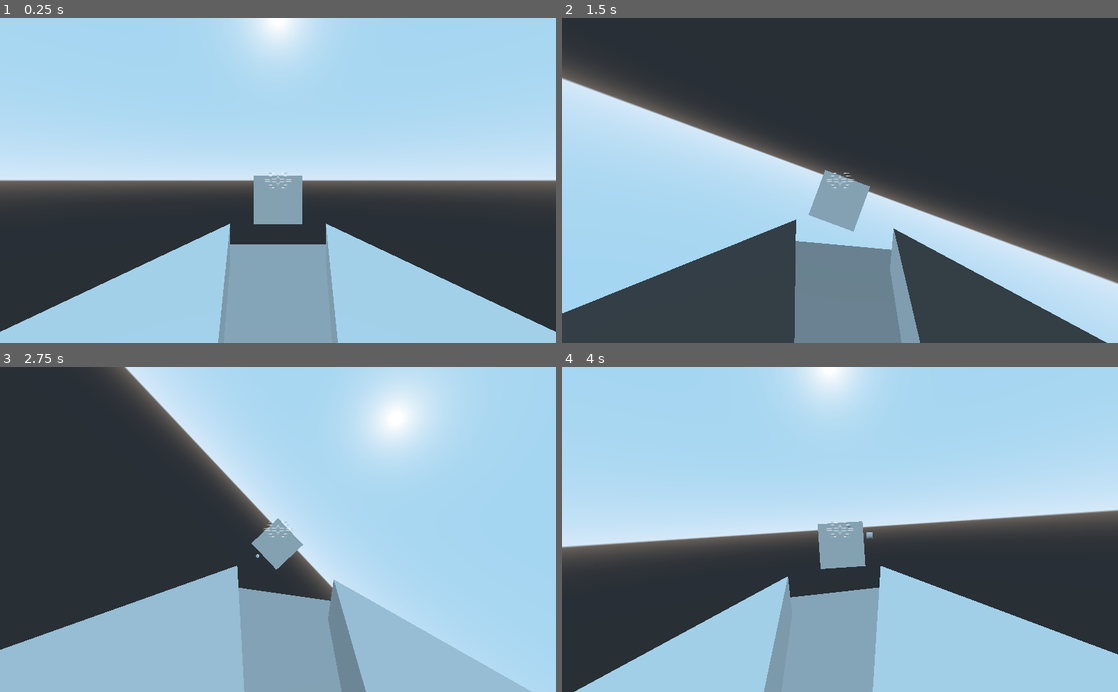
Above: before the commit, frames 1-4 (two rows, left to right).
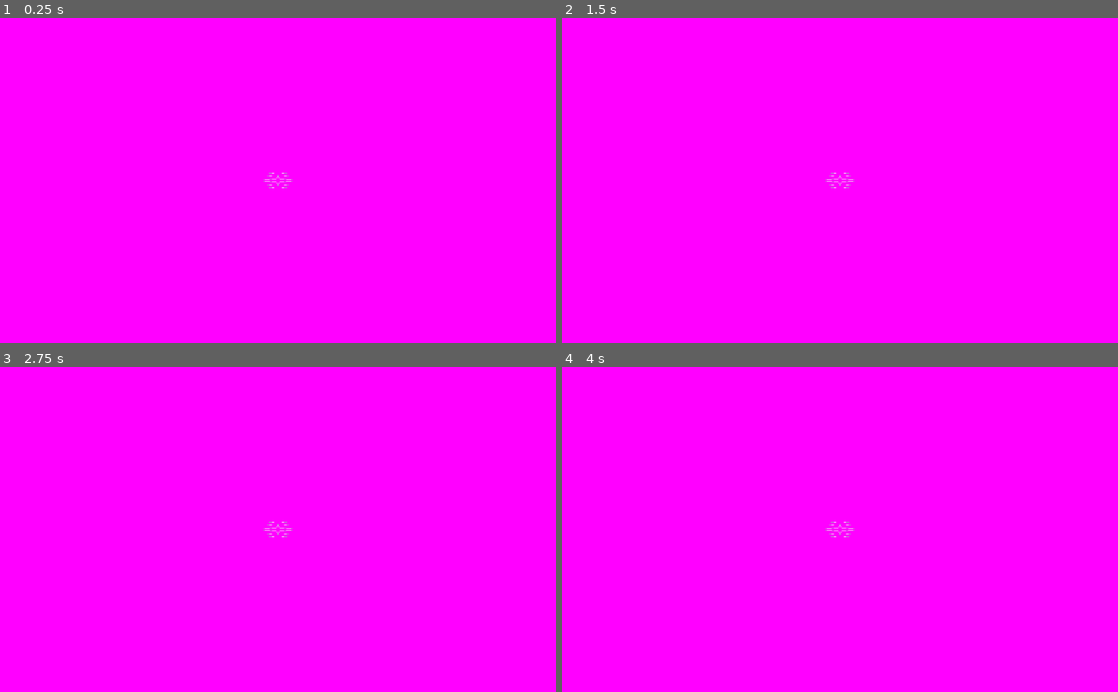
Above: after the commit, the same moments.

Repository: TheEvenOnes/core-breach
Game: Godot game, scene res://src/arena/Arena.tscn
Two runs of this game, one before a commit and one after it. Both use one fixed random seed, a clock stepped at 60 frames per second and the inputs below.
Inputs (mouse positions are in pixels of both pictures, inside the frame that each line leads up to):
- Up to frame 1 (0.25 s): no input
- Up to frame 2 (1.5 s): tap Enter at 0.5 s; move the mouse to (962, 164) at 0.52 s; hold E (roll_right) 0.53-1.28 s; hold Shift (throttle_overdrive, bound only after the commit) 0.53-1.28 s; click (962, 164) at 0.6 s; move the mouse to (728, 196) at 1.27 s; hold S (throttle_backward) from 1.28 s (still down); tap Shift (throttle_overdrive, bound only after the commit) at 1.35 s
- Up to frame 3 (2.75 s): click (166, 545) at 1.55 s; move the mouse to (333, 458) at 2.02 s; release S (throttle_backward) at 2.03 s; hold E (roll_right) from 2.03 s (still down); hold Shift (throttle_overdrive, bound only after the commit) from 2.03 s (still down); click (333, 458) at 2.1 s
- Up to frame 4 (4 s): move the mouse to (812, 594) at 2.77 s; release E (roll_right) at 2.78 s; release Shift (throttle_overdrive, bound only after the commit) at 2.78 s; hold W (throttle_forward) 2.78-3.53 s; tap Shift (throttle_overdrive, bound only after the commit) at 2.85 s; click (812, 594) at 3.05 s; move the mouse to (1006, 578) at 3.52 s; hold Q (roll_left) from 3.53 s (still down); hold Shift (throttle_overdrive, bound only after the commit) from 3.53 s (still down); click (1006, 578) at 3.6 s

The runs differ from the first frame. In frame 1, 100% of the frame differs, in the area x 0-100%, y 0-100%; in frame 2, 100%; in frame 3, 100%; in frame 4, 100%.

Commit message:
Add sounds, ambient noise

Diff:
--- /dev/null
+++ b/default_bus_layout.tres
@@ -0,0 +1,13 @@
+[gd_resource type="AudioBusLayout" load_steps=3 format=2]
+
+[sub_resource type="AudioEffectPhaser" id=1]
+resource_name = "Phaser"
+
+[sub_resource type="AudioEffectChorus" id=2]
+resource_name = "Chorus"
+
+[resource]
+bus/0/effect/0/effect = SubResource( 1 )
+bus/0/effect/0/enabled = false
+bus/0/effect/1/effect = SubResource( 2 )
+bus/0/effect/1/enabled = false
--- a/default_env.tres
+++ b/default_env.tres
@@ -1,7 +1,22 @@
 [gd_resource type="Environment" load_steps=2 format=2]
 
 [sub_resource type="ProceduralSky" id=1]
+sky_top_color = Color( 0, 0.0980392, 0.152941, 1 )
+sky_horizon_color = Color( 0.141176, 0.239216, 0.317647, 1 )
+sky_curve = 0.12
+ground_bottom_color = Color( 0, 0.0980392, 0.152941, 1 )
+ground_horizon_color = Color( 0.141176, 0.239216, 0.317647, 1 )
+ground_curve = 0.12
+sun_energy = 2.0
 
 [resource]
 background_mode = 2
 background_sky = SubResource( 1 )
+background_color = Color( 0.129412, 0.129412, 0.129412, 1 )
+background_energy = 2.0
+ambient_light_color = Color( 1, 1, 1, 1 )
+ambient_light_energy = 1.2
+glow_enabled = true
+glow_intensity = 2.0
+glow_bloom = 0.5
+glow_bicubic_upscale = true
--- a/project.godot
+++ b/project.godot
@@ -13,6 +13,11 @@
 config/name="unstable"
 run/main_scene="res://src/arena/Arena.tscn"
 config/icon="res://icon.png"
+
+[display]
+
+window/size/borderless=true
+window/size/fullscreen=true
 
 [global]
 
@@ -70,6 +75,11 @@
 "events": [ Object(InputEventMouseButton,"resource_local_to_scene":false,"resource_name":"","device":0,"alt":false,"shi …(212 unchanged characters)…
  ]
 }
+throttle_overdrive={
+"deadzone": 0.5,
+"events": [ Object(InputEventKey,"resource_local_to_scene":false,"resource_name":"","device":0,"alt":false,"shift":false,"control":false,"meta":false,"command":false,"pressed":false,"scancode":16777237,"unicode":0,"echo":false,"script":null)
+ ]
+}
 
 [physics]
 
@@ -81,4 +91,7 @@
 quality/driver/driver_name="GLES2"
 vram_compression/import_etc=true
 vram_compression/import_etc2=false
+quality/filters/use_nearest_mipmap_filter=true
+quality/filters/msaa=2
+quality/filters/use_fxaa=true
 environment/default_environment="res://default_env.tres"
--- a/src/arena/Arena.tscn
+++ b/src/arena/Arena.tscn
@@ -1,14 +1,34 @@
-[gd_scene load_steps=7 format=2]
+[gd_scene load_steps=15 format=2]
 
 [ext_resource path="res://src/arena/Spaceship.gd" type="Script" id=1]
 [ext_resource path="res://assets/crosshair.png" type="Texture" id=2]
 [ext_resource path="res://assets/crosshair-target.png" type="Texture" id=3]
+[ext_resource path="res://assets/projectile-shoot.wav" type="AudioStream" id=4]
+[ext_resource path="res://assets/371282__nexotron__spaceship-engine-just-noise.wav" type="AudioStream" id=5]
+[ext_resource path="res://assets/345795__anoesj__hollow-space-drone.wav" type="AudioStream" id=6]
+[ext_resource path="res://assets/196266__insu__plasma-engine-fx.wav" type="AudioStream" id=7]
 
 [sub_resource type="CapsuleShape" id=1]
 
 [sub_resource type="PrismMesh" id=2]
 
 [sub_resource type="CubeMesh" id=3]
+
+[sub_resource type="SphereShape" id=4]
+
+[sub_resource type="CylinderMesh" id=5]
+radial_segments = 5
+
+[sub_resource type="SphereMesh" id=6]
+radial_segments = 4
+rings = 7
+
+[sub_resource type="SpatialMaterial" id=7]
+emission_enabled = true
+emission = Color( 0.47451, 1, 0.627451, 1 )
+emission_energy = 1.1
+emission_operator = 0
+emission_on_uv2 = false
 
 [node name="Arena" type="Spatial"]
 
@@ -69,9 +89,54 @@
 texture = ExtResource( 3 )
 
 [node name="ProjectileShooter" type="Position3D" parent="Spaceship/InterpolatedCamera"]
-transform = Transform( 1, 0, 0, 0, 1, 0, 0, 0, 1, 0, 0, -2.27811 )
+transform = Transform( 1, 0, 0, 0, 1, 0, 0, 0, 1, 0, 0, -3.17811 )
 
-[node name="MeshInstance" type="MeshInstance" parent="."]
+[node name="AudioStreamPlayer3D" type="AudioStreamPlayer3D" parent="Spaceship"]
+stream = ExtResource( 4 )
+attenuation_model = 2
+unit_size = 2.0
+
+[node name="CoreSFX" type="AudioStreamPlayer3D" parent="Spaceship"]
+stream = ExtResource( 5 )
+attenuation_model = 2
+unit_db = 2.0
+
+[node name="MeshInstance2" type="MeshInstance" parent="."]
 transform = Transform( 1, 0, 0, 0, 1, 0, 0, 0, 1, 0, 0, -8.94254 )
 mesh = SubResource( 3 )
 material/0 = null
+
+[node name="AudioStreamPlayer" type="AudioStreamPlayer" parent="."]
+stream = ExtResource( 6 )
+volume_db = -20.0
+pitch_scale = 0.5
+autoplay = true
+
+[node name="Beacon" type="RigidBody" parent="."]
+transform = Transform( 1, 0, 0, 0, 1, 0, 0, 0, 1, -6.17918, 0, -10.7562 )
+mode = 3
+linear_damp = 2.0
+angular_damp = 2.0
+
+[node name="CollisionShape" type="CollisionShape" parent="Beacon"]
+shape = SubResource( 4 )
+
+[node name="MeshInstance" type="MeshInstance" parent="Beacon"]
+transform = Transform( 0.462708, 0, 0, 0, 0.462708, 0, 0, 0, 1, 0, 0, 0 )
+mesh = SubResource( 5 )
+material/0 = null
+
+[node name="MeshInstance2" type="MeshInstance" parent="Beacon"]
+transform = Transform( 0.344722, 0, 0, 0, 4.34637, 0, 0, 0, 0.607697, 0, 0, 0 )
+mesh = SubResource( 6 )
+material/0 = SubResource( 7 )
+
+[node name="AudioStreamPlayer3D" type="AudioStreamPlayer3D" parent="Beacon"]
+stream = ExtResource( 7 )
+unit_size = 5.0
+autoplay = true
+
+[node name="DirectionalLight" type="DirectionalLight" parent="."]
+transform = Transform( 1, 0, 0, 0, -0.422618, 0.906308, 0, -0.906308, -0.422618, -7.9, 0, 0 )
+shadow_enabled = true
+shadow_color = Color( 0.0941176, 0.215686, 0.407843, 1 )
--- a/src/arena/Spaceship.gd
+++ b/src/arena/Spaceship.gd
@@ -19,6 +19,10 @@
   if event is InputEventMouseMotion:
     if mouse_captured:
       mouse_deltas += event.relative * 0.2
+
+func play_sfx_core():
+  if !$CoreSFX.playing:
+    $CoreSFX.play()
 
 func update_crosshair_target() -> void:
   var target = $InterpolatedCamera/GUI/CrossTarget
@@ -44,10 +48,13 @@
     else:
       Input.set_mouse_mode(Input.MOUSE_MODE_VISIBLE)
 
+  var overdrive = 1.0
+  if Input.is_action_pressed('throttle_overdrive'):
+    overdrive = 2.0
   if Input.is_action_pressed('throttle_forward'):
-    add_force(transform.basis.z * (-acceleration), Vector3.ZERO)
+    add_force(transform.basis.z * -acceleration * overdrive, Vector3.ZERO)
   if Input.is_action_pressed('throttle_backward'):
-    add_force(transform.basis.z * acceleration, Vector3.ZERO)
+    add_force(transform.basis.z * acceleration * overdrive, Vector3.ZERO)
   if Input.is_action_pressed('throttle_up'):
     add_force(transform.basis.y * acceleration, Vector3.ZERO)
   if Input.is_action_pressed('throttle_down'):
@@ -63,8 +70,9 @@
   if Input.is_action_just_pressed('fire_primary'):
     var projectile = Projectile.instance()
     projectile.global_transform = $InterpolatedCamera/ProjectileShooter.global_transform
-    projectile.apply_central_impulse(projectile.transform.basis.z * -10.0)
+    projectile.apply_central_impulse(projectile.transform.basis.z * -projectile.speed)
     get_parent().add_child(projectile)
+    $AudioStreamPlayer3D.play()
 
   var yaw = mouse_deltas.x
   var pitch = mouse_deltas.y
@@ -75,3 +83,6 @@
   update_crosshair_target()
 
   mouse_deltas *= 0.5
+
+  play_sfx_core()
+  $CoreSFX.pitch_scale = 1.0 + linear_velocity.length() / 5.0
--- /dev/null
+++ b/src/weapon/Projectile.gd
@@ -0,0 +1,10 @@
+extends RigidBody
+
+var damage := 5.0
+var speed := 40.0
+var lifetime := 5.0
+
+
+func _ready() -> void:
+  yield(get_tree().create_timer(lifetime), 'timeout')
+  queue_free()
--- a/src/weapon/Projectile.tscn
+++ b/src/weapon/Projectile.tscn
@@ -1,20 +1,33 @@
-[gd_scene load_steps=3 format=2]
+[gd_scene load_steps=5 format=2]
 
-[sub_resource type="SphereShape" id=4]
+[ext_resource path="res://src/weapon/Projectile.gd" type="Script" id=1]
+
+[sub_resource type="SphereShape" id=1]
 radius = 0.1
 
-[sub_resource type="SphereMesh" id=5]
+[sub_resource type="SphereMesh" id=2]
 radius = 0.1
 height = 0.4
 radial_segments = 4
 rings = 2
 
+[sub_resource type="SpatialMaterial" id=3]
+emission_enabled = true
+emission = Color( 1, 0, 0, 1 )
+emission_energy = 4.0
+emission_operator = 0
+emission_on_uv2 = false
+
 [node name="Projectile" type="RigidBody"]
+script = ExtResource( 1 )
 
 [node name="CollisionShape" type="CollisionShape" parent="."]
-shape = SubResource( 4 )
+shape = SubResource( 1 )
 
 [node name="MeshInstance" type="MeshInstance" parent="."]
-transform = Transform( 1, 0, 0, 0, -4.37114e-08, 1, 0, -1, -4.37114e-08, 0, 0, 0 )
-mesh = SubResource( 5 )
-material/0 = null
+transform = Transform( 1, 0, 0, 0, -1.74846e-07, 1, 0, -4, -4.37114e-08, 0, 0, 0 )
+mesh = SubResource( 2 )
+material/0 = SubResource( 3 )
+
+[node name="OmniLight" type="OmniLight" parent="."]
+light_color = Color( 1, 0.243137, 0.243137, 1 )
Not shown, added: assets/196266__insu__plasma-engine-fx.wav.import
Not shown, added: assets/345795__anoesj__hollow-space-drone.wav.import
Not shown, added: assets/371282__nexotron__spaceship-engine-just-noise.wav.import
Not shown, added: assets/core.wav.import
Not shown, added: assets/projectile-shoot.wav.import
Not shown, added: assets/196266__insu__plasma-engine-fx.wav
Not shown, added: assets/345795__anoesj__hollow-space-drone.wav
Not shown, added: assets/371282__nexotron__spaceship-engine-just-noise.wav
Not shown, added: assets/core.sfx
Not shown, added: assets/core.wav
Not shown, added: assets/projectile-shoot.sfx
Not shown, added: assets/projectile-shoot.wav
